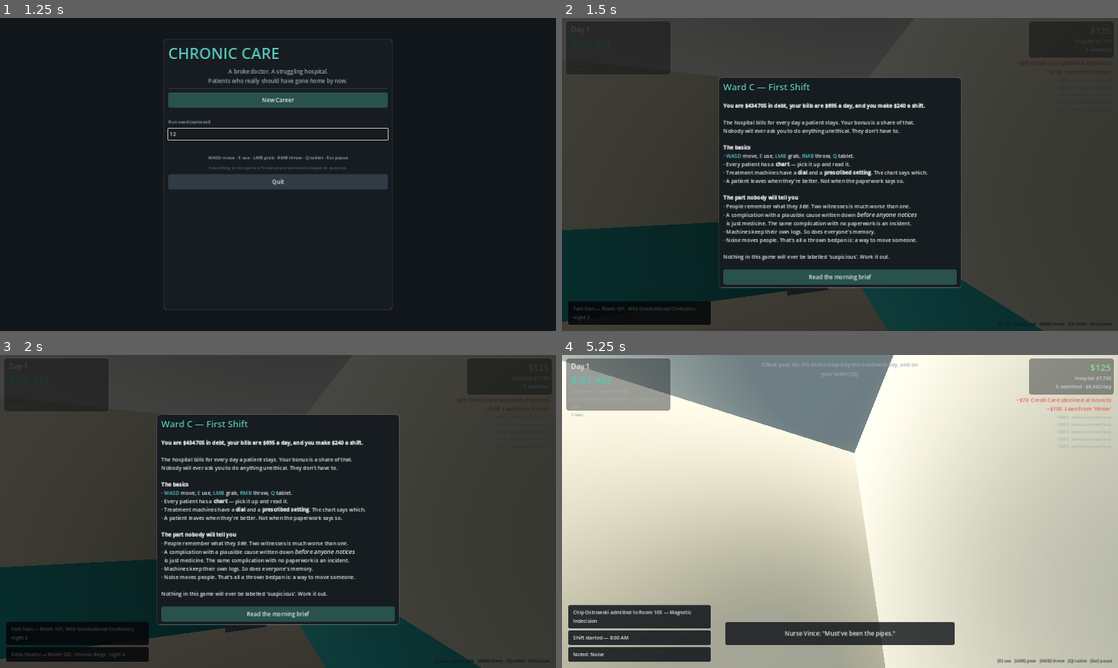
Above: before the commit, frames 1-4 (two rows, left to right).
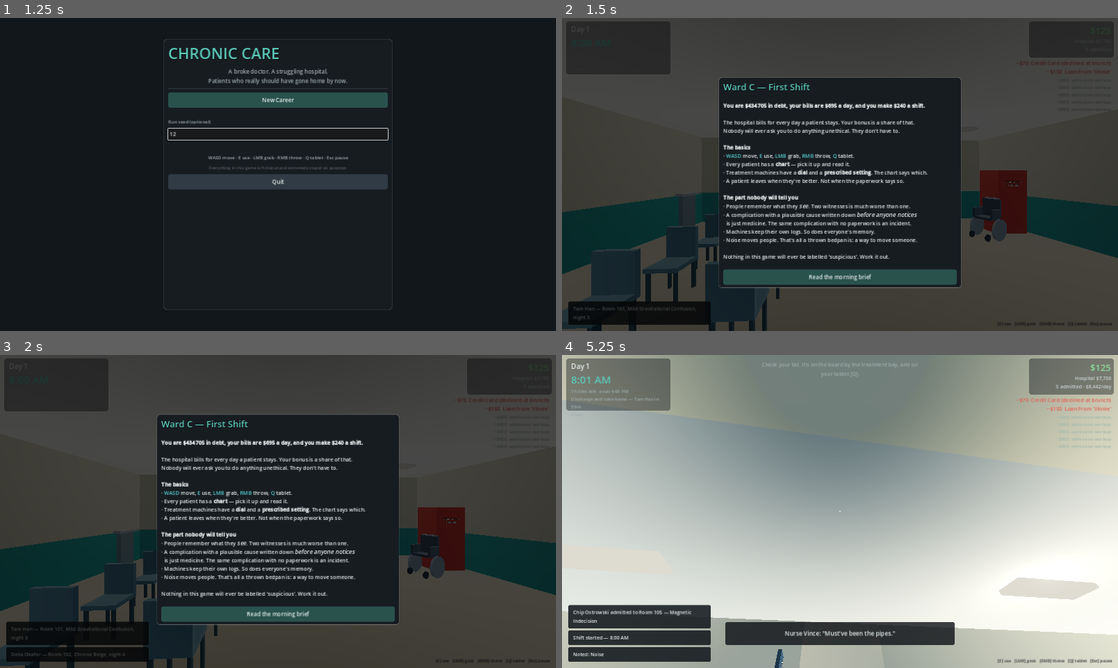
Above: after the commit, the same moments.

Repository: masonobegi/crypts-of-chaos
Game: Godot game, scene res://scenes/Boot.tscn
Two runs of this game, one before a commit and one after it. Both use one fixed random seed, a clock stepped at 60 frames per second and the inputs below.
Inputs (mouse positions are in pixels of both pictures, inside the frame that each line leads up to):
- Up to frame 1 (1.25 s): click (278, 133) at 0.52 s; type "12" at 0.6 s
- Up to frame 2 (1.5 s): click "New Career" at 1.25 s
- Up to frame 3 (2 s): no input
- Up to frame 4 (5.25 s): click "Read the morning brief" at 2 s; click "Clock in" at 2.75 s; move the mouse to (867, 511) at 3.52 s; hold Shift (sprint) 3.53-4.28 s; hold W (move_forward) from 3.53 s (still down); tap T (chart) at 3.6, 4.55, 5.1 s; tap Space (jump) at 3.77, 4.52 s; move the mouse to (812, 511) at 4.27 s; tap Shift (sprint) at 4.35 s; move the mouse to (851, 505) at 5.02 s; hold Shift (sprint) from 5.03 s (still down)

Frame 1 is identical in both runs. In frame 2, 14% of the frame differs, in the area x 0-100%, y 30-100%; in frame 3, 13%; in frame 4, 64%, in the area x 0-100%, y 0-100%.

Commit message:
The one image every player sees before they touch anything

Diff:
--- a/scripts/core/game.gd
+++ b/scripts/core/game.gd
@@ -278,8 +278,17 @@
 	cam.add_child(inter)
 
 	add_child(player)
-	player.global_position = hospital.point_in("lobby", "player_spawn") + Vector3(0, 0.2, 0)
-	player.face(Vector3(hospital.point_in("corridor").x, 0, 2.0))
+	# Authored, not random.
+	#
+	# This used to be a random point in the lobby facing a random x somewhere
+	# along a sixty-two metre corridor, which means the first frame of the game
+	# — the one image every player sees before they have touched anything — was
+	# a dice roll between "a waiting room" and "a blank wall". It is now a fixed
+	# spot behind reception looking at the way out: chairs on the right, the
+	# desk on the left, the corridor doorway dead ahead and the objective
+	# through it.
+	player.global_position = hospital.lobby_spawn() + Vector3(0, 0.2, 0)
+	player.face(Vector3(5.5, 0, 4.0))
 
 ## Seed who talks to whom. Gossip weights by affinity, so which two nurses
 ## happen to get on decides how fast something you did travels.
--- a/scripts/world/hospital.gd
+++ b/scripts/world/hospital.gd
@@ -615,6 +615,14 @@
 		return Vector3.ZERO
 	return nav.random_point_in(r.rect.grow(-1.0), stream)
 
+## Where a shift starts. Authored so the first frame of a run is composed
+## rather than rolled — see the note at Game._spawn_player.
+func lobby_spawn() -> Vector3:
+	var r: Room = rooms.get("lobby", null)
+	if r == null:
+		return Vector3.ZERO
+	return Vector3(r.rect.position.x + 6.2, 0.0, r.rect.position.y + 2.4)
+
 func bed_position(ward_key: String) -> Vector3:
 	var r: Room = rooms.get(ward_key, null)
 	if r == null:
--- a/tests/shot_impl.gd
+++ b/tests/shot_impl.gd
@@ -149,6 +149,9 @@
 				(c as MeshInstance3D).visible = v
 
 const SHOTS := [
+	# The literal first frame of a run: the player's own camera, where the game
+	# puts them, before they have touched anything.
+	["00_first_frame", "player_spawn"],
 	# Looking SOUTH, into the room. This shot used to face the corridor doorway
 	# with reception, every chair and the vending machine behind the camera, so
 	# the lobby photographed as a blank wall and was assumed to be one.
@@ -247,8 +250,12 @@
 		GameState.shift_kind = String(shot[3]).trim_prefix("shift:")
 		game.apply_shift_look()
 	var cam: Camera3D = game.player.camera
-	cam.global_position = shot[1]
-	cam.look_at(shot[2], Vector3.UP)
+	if shot.size() == 2 and String(shot[1]) == "player_spawn":
+		# Leave the camera exactly where the game put it.
+		pass
+	else:
+		cam.global_position = shot[1]
+		cam.look_at(shot[2], Vector3.UP)
 	# The overview is shot from above, so the ceilings have to come off.
 	var overview := index == SHOTS.size() - 1
 	cam.fov = 60.0 if overview else 78.0
Not shown, changed: PROGRESS_LOG.md
